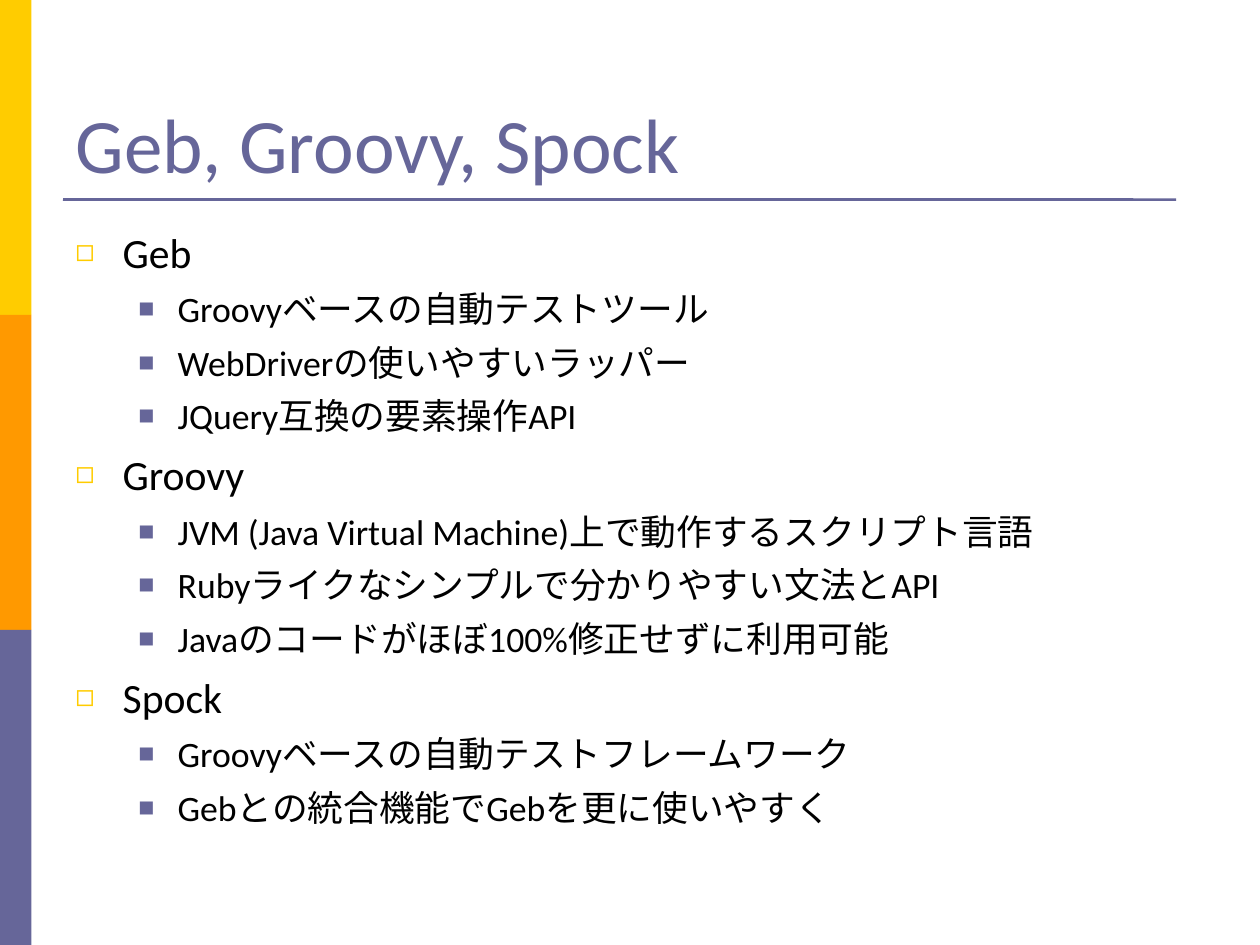
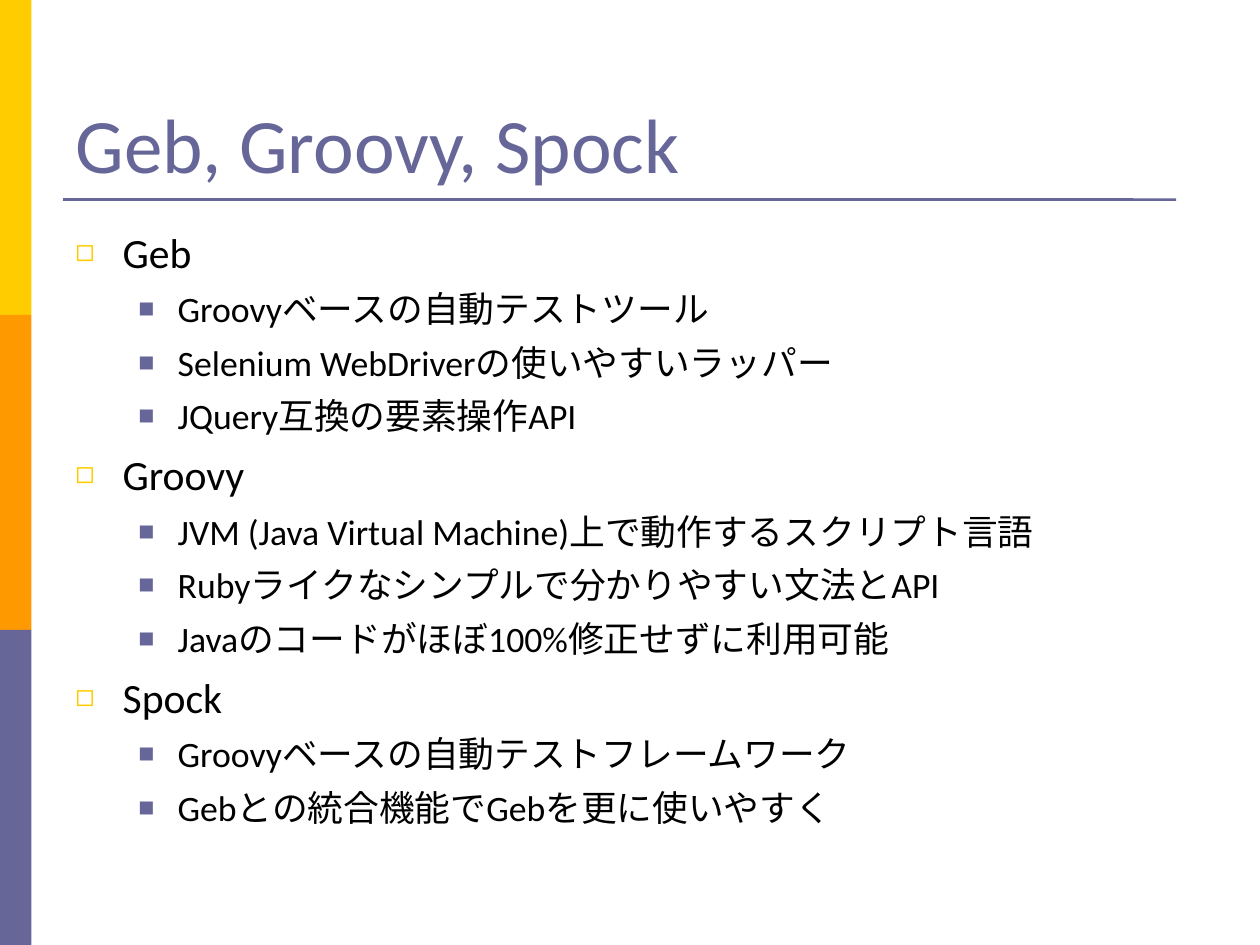
Before and after one commit to takuY-U2/STARHotel, a slide deck: slide 4 of docs/SlideGeb.ppt. Drawn at 1260x945 pixels with LibreOffice and Linux fonts; fonts in the diff are those of the drawing. Boxes give left, top, right and bottom in pixels: in the first picture for what was removed or moved away, otherwise in the second. Text is boxed around its words. In the diff, an @@ line names an element or a change of style, - is before the commit and + after.

```diff
--- a/docs/SlideGeb.ppt
+++ b/docs/SlideGeb.ppt
@@ text at bbox=[178, 346, 833, 379]: text changed @@
-  ■ WebDriverの使いやすいラッパー
+  ■ Selenium WebDriverの使いやすいラッパー
```
Also in this commit, not shown: 22 other slides changed, 4 slides removed, 3 other files.
